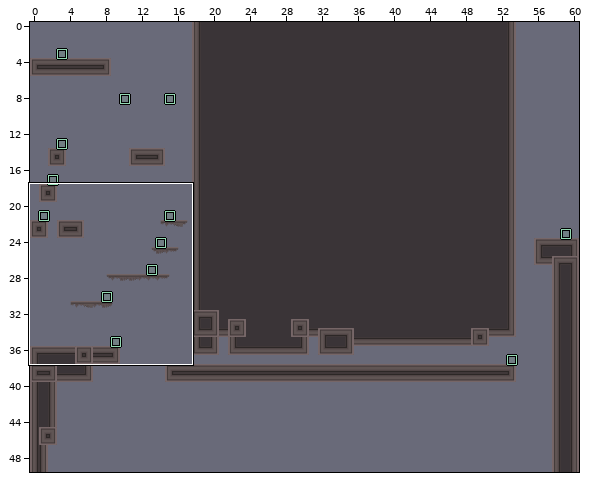
An edit to a level. LDtk project, Levels/World_3/Level_3-2.ldtk. The picture above shows the old version from afar; the outline marks the close-up.
Close-up. Old version:
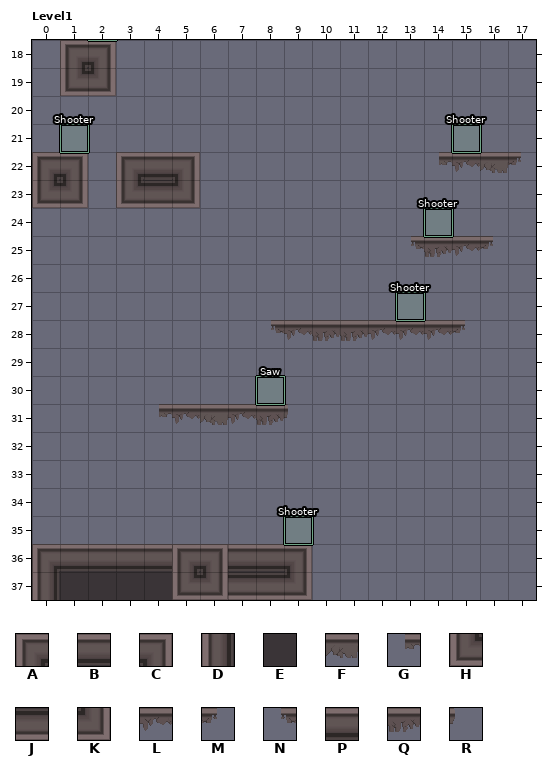
Cells are 32x32 px. Shown: Level1 x 0..17, y 18..37. The commit also changed other parts of the map, which this record leaves out.
Key: from "Tiles_sheet_world3": A 0, B 1, C 2, D 8, E 9, F 14, G 15 flipped left-right, H 16, J 17, K 18, L 22, M 23, N 23 flipped left-right, P 25, Q 30, R 31.
_ is an empty cell.
Objects are placed by their top-left corner, in cells (3,4 is the top-left corner of cell 3,4); size is 1x1 cell unless given.
Layer "Tiles" before, first column x 0:
18 _AC_______________
19 _HK_______________
20 __________________
21 __________________
22 AC_APC________GLFM
23 HK_HJK____________
24 __________________
25 _____________NQLM_
26 __________________
27 __________________
28 ________NLQQLLLM__
29 __________________
30 __________________
31 ____GLFLQR________
32 __________________
33 __________________
34 __________________
35 __________________
36 ABBBBACBBC________
37 DEEEEHKJJK________
Objects on layer "Entities" before:
"Shooter" rectangle at 1,21
"Shooter" rectangle at 15,21
"Shooter" rectangle at 14,24
"Shooter" rectangle at 13,27
"Saw" rectangle at 8,30
"Shooter" rectangle at 9,35
Now the later version:
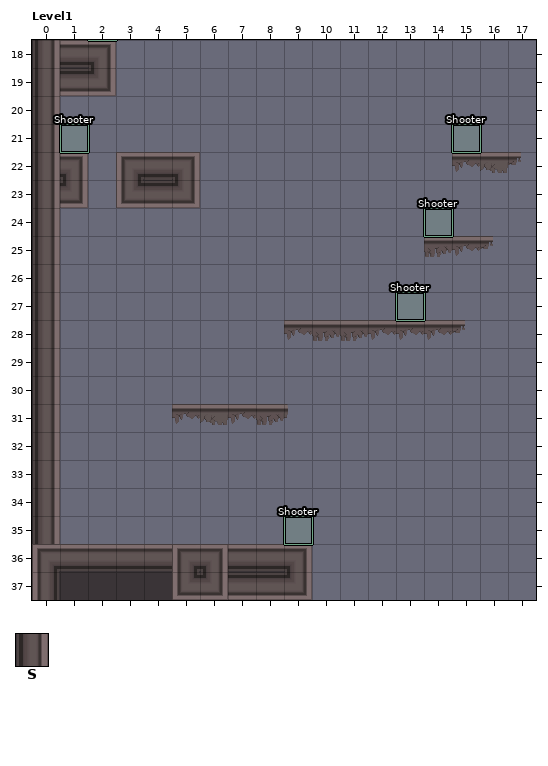
Further tiles: from "Tiles_sheet_world3": S 10.
What changed:
{"where": "layer \"Tiles\""}
{"y":18,"x":0,"old":"_A","new":"SB"}
{"y":19,"x":0,"old":"_H","new":"SJ"}
{"y":20,"x":0,"old":"_","new":"S"}
{"y":21,"x":0,"old":"_","new":"S"}
{"y":22,"x":0,"old":"A","new":"S"}
{"y":22,"x":14,"old":"G","new":"_"}
{"y":23,"x":0,"old":"H","new":"S"}
{"y":24,"x":0,"old":"_","new":"S"}
{"y":25,"x":0,"old":"_","new":"S"}
{"y":25,"x":13,"old":"N","new":"_"}
{"y":26,"x":0,"old":"_","new":"S"}
{"y":27,"x":0,"old":"_","new":"S"}
{"y":28,"x":0,"old":"_","new":"S"}
{"y":28,"x":8,"old":"N","new":"_"}
{"y":29,"x":0,"old":"_","new":"S"}
{"y":30,"x":0,"old":"_","new":"S"}
{"y":31,"x":0,"old":"_","new":"S"}
{"y":31,"x":4,"old":"G","new":"_"}
{"y":32,"x":0,"old":"_","new":"S"}
{"y":33,"x":0,"old":"_","new":"S"}
{"y":34,"x":0,"old":"_","new":"S"}
{"y":35,"x":0,"old":"_","new":"S"}
{"where": "layer \"Entities\""}
{"was": "\"Saw\" rectangle at 8,30"}
